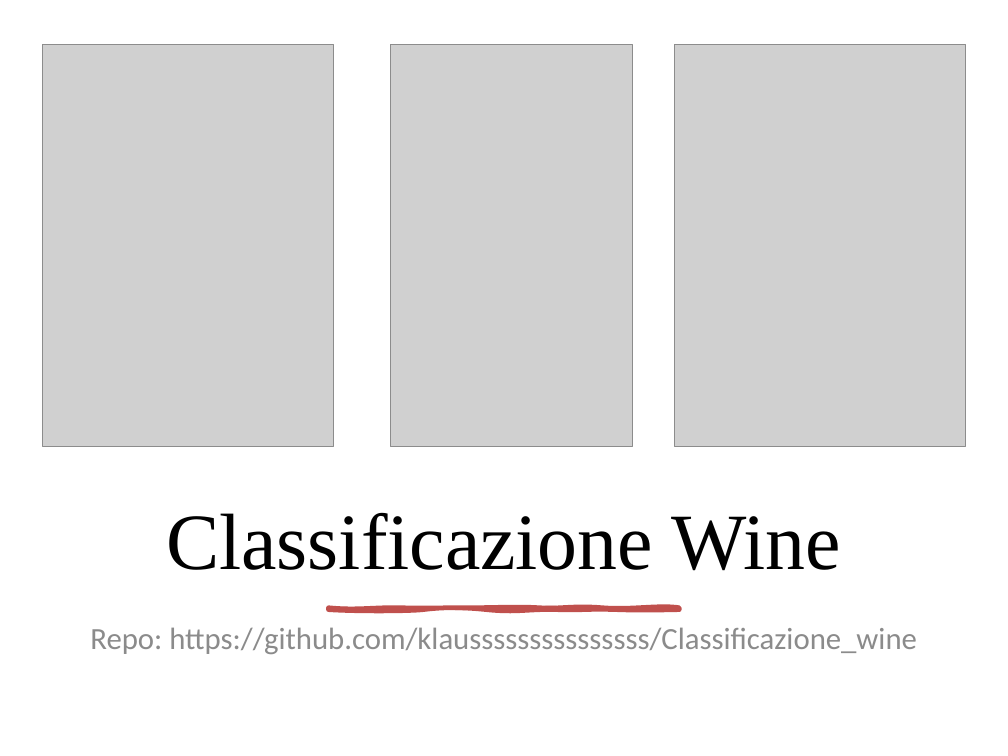
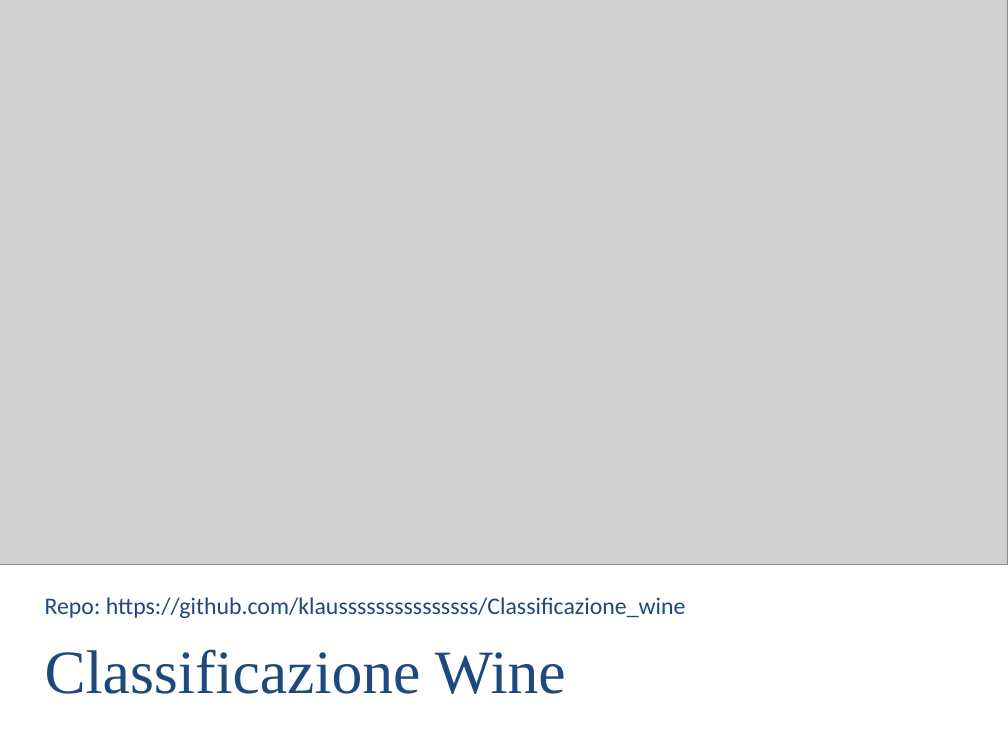
Before and after one commit to klausssssssssssssss/Classificazione_wine, a slide deck: slide 1 of Classificazione_wine.pptx. Drawn at 1008x756 pixels with LibreOffice and Linux fonts; fonts in the diff are those of the drawing; grey boxes stand for pictures. Boxes give left, top, right and bottom in pixels: in the first picture for what was removed or moved away, otherwise in the second. Text is boxed around its words. In the diff, an @@ line names an element or a change of style, - is before the commit and + after.

Commit message:
ppt

```diff
--- a/Classificazione_wine.pptx
+++ b/Classificazione_wine.pptx
@@ picture added at (0, 0, 1008, 564) @@
@@ picture removed at (42, 44, 334, 447) @@
@@ picture removed at (391, 44, 633, 447) @@
@@ picture removed at (674, 44, 966, 447) @@
@@ subtitle "Repo: https://github.com/klausssssssssssssss/Classificazione ...": place and size @@
-subtitle "Repo: https://github.com/klausssssssssssssss/Classificazione ..." at (90, 627, 917, 654)
+subtitle "Repo: https://github.com/klausssssssssssssss/Classificazione ..." at (45, 597, 686, 618)
@@ subtitle "Repo: https://github.com/klausssssssssssssss/Classificazione ..." at (45, 597, 686, 618): size 22 to 17 pt, text colour #8C8C8C to #1F497D; alignment centre to left; line spacing 0.9 to 1; less space between paragraphs; vertical alignment top to bottom @@
@@ title "Classificazione Wine": place and size @@
-title "Classificazione Wine" at (166, 512, 842, 571)
+title "Classificazione Wine" at (45, 649, 566, 694)
@@ title "Classificazione Wine" at (45, 649, 566, 694): size 57 to 44 pt, text colour #000000 to #1F497D; alignment centre to left; vertical alignment middle to top @@
@@ freeform shape removed at (329, 608, 679, 610) @@
```
Also in this commit, not shown: 5 other slides changed.
